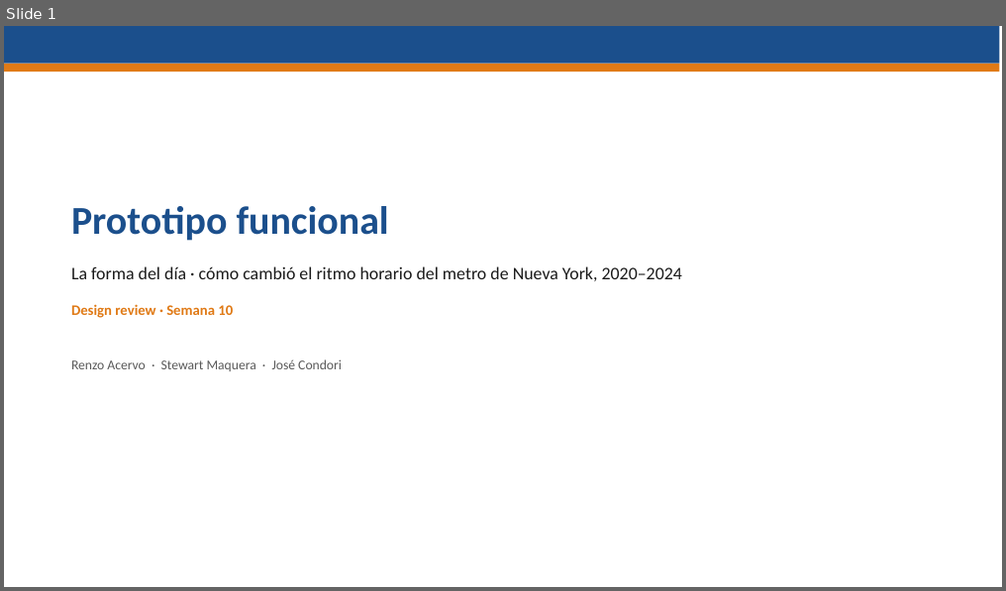
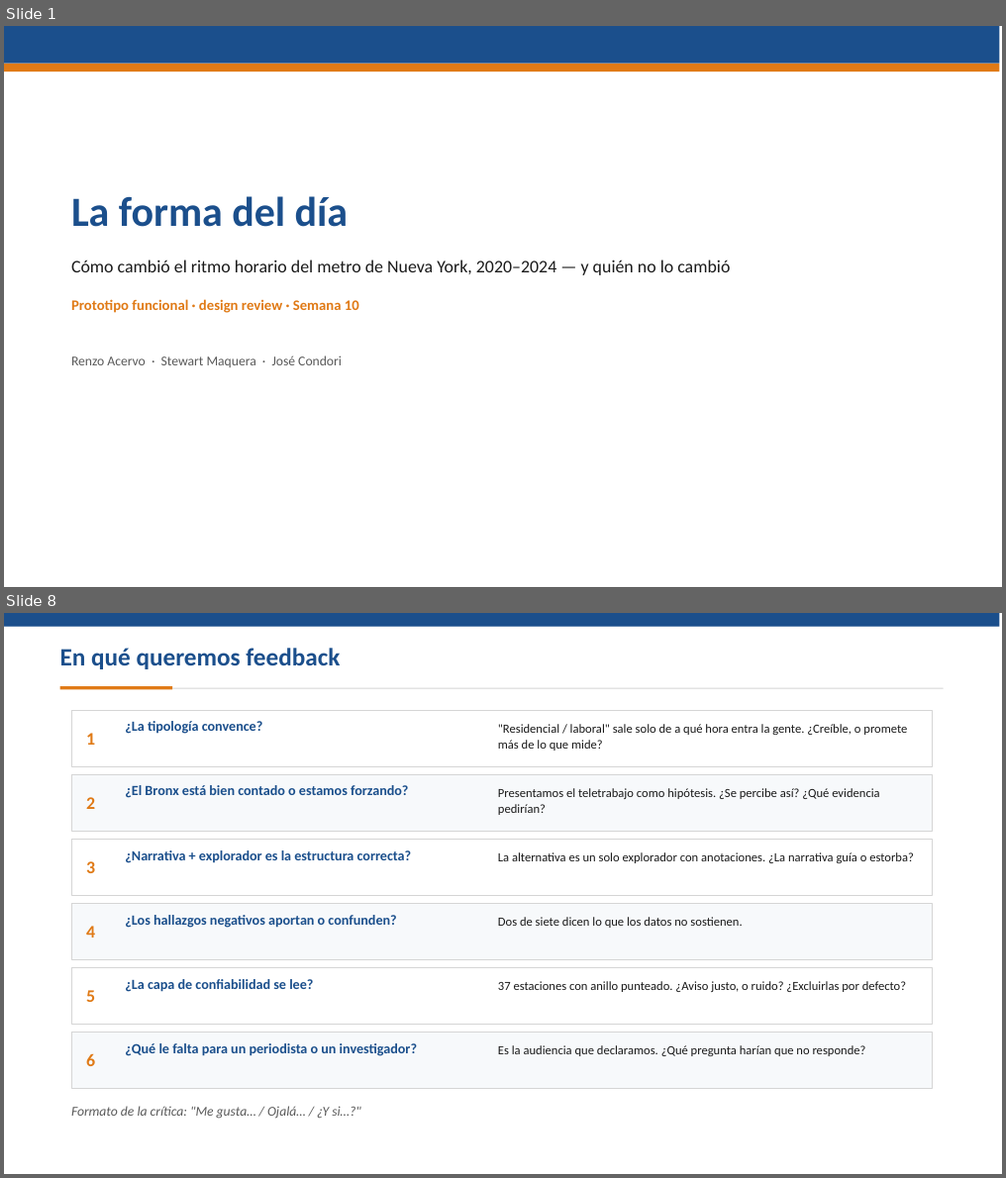
Before and after one commit to stewartmb/data-visualization-2026-2, a slide deck: deliveries/week10/PresentationWeek10.pptx. Shown one above the other, each under a label of ours: slide 1 before the commit, slides 1 and 8 after it; the slides between them are not shown. The pictures are 1006x591 and 1006x1178 pixels, drawn with LibreOffice and Linux fonts; fonts in the diff are those of the drawing. Boxes give left, top, right and bottom in pixels: in the first picture for what was removed or moved away, otherwise in the second. Text is boxed around its words. In the diff, an @@ line names an element or a change of style, - is before the commit and + after.

Commit message:
Rebuild the week 10 delivery on the narrative application
El prototipo pasa de cuatro paneles a siete capitulos guiados mas un
explorador enlazado, con tipologia de estaciones, capa de confiabilidad,
hallazgos generados desde el modelo y geografia real. Reporte, README,
presentacion, guion y capturas rehechos; preguntas de feedback nuevas.

```diff
--- a/deliveries/week10/PresentationWeek10.pptx
+++ b/deliveries/week10/PresentationWeek10.pptx
@@ slide 8 added at (4,613,1002,1174), background #FFFFFF @@
@@ rectangle added at (4,613,1000,627), fill #1B4F8C @@
@@ text added at (60,648,340,669), 24 pt, text #1B4F8C, bold @@
+En qué queremos feedback
@@ rectangle added at (60,686,172,689), fill #E07A16 @@
@@ rectangle added at (172,688,944,688), fill #D5D5D5 @@
@@ rectangle added at (71,710,933,767), fill #FFFFFF, outline #D5D5D5 0.75 pt @@
@@ text added at (125,721,263,734), 13.5 pt, text #1B4F8C, bold @@
+¿La tipología convence?
@@ text added at (498,724,907,751), 12 pt, text #1A1A1A @@
+"Residencial / laboral" sale solo de a qué hora entra la gente. ¿Creíble, o promete más de lo que mide?
@@ text added at (86,733,95,745), 17 pt, text #E07A16, bold @@
+1
@@ rectangle added at (71,774,933,832), fill #F7F9FB, outline #D5D5D5 0.75 pt @@
@@ text added at (125,785,408,798), 13.5 pt, text #1B4F8C, bold @@
+¿El Bronx está bien contado o estamos forzando?
@@ text added at (498,788,879,815), 12 pt, text #1A1A1A @@
+Presentamos el teletrabajo como hipótesis. ¿Se percibe así? ¿Qué evidencia pedirían?
@@ text added at (86,797,95,809), 17 pt, text #E07A16, bold @@
+2
@@ rectangle added at (71,839,933,896), fill #FFFFFF, outline #D5D5D5 0.75 pt @@
@@ text added at (86,861,95,873), 17 pt, text #E07A16, bold @@
+3
@@ text added at (125,851,412,863), 13.5 pt, text #1B4F8C, bold @@
+¿Narrativa + explorador es la estructura correcta?
@@ text added at (498,853,914,863), 12 pt, text #1A1A1A @@
+La alternativa es un solo explorador con anotaciones. ¿La narrativa guía o estorba?
@@ rectangle added at (71,903,933,960), fill #F7F9FB, outline #D5D5D5 0.75 pt @@
@@ text added at (86,926,95,938), 17 pt, text #E07A16, bold @@
+4
@@ text added at (125,915,396,928), 13.5 pt, text #1B4F8C, bold @@
+¿Los hallazgos negativos aportan o confunden?
@@ text added at (498,917,742,928), 12 pt, text #1A1A1A @@
+Dos de siete dicen lo que los datos no sostienen.
@@ rectangle added at (71,967,933,1025), fill #FFFFFF, outline #D5D5D5 0.75 pt @@
@@ text added at (86,990,95,1002), 17 pt, text #E07A16, bold @@
+5
@@ text added at (125,979,313,992), 13.5 pt, text #1B4F8C, bold @@
+¿La capa de confiabilidad se lee?
@@ text added at (498,981,906,992), 12 pt, text #1A1A1A @@
+37 estaciones con anillo punteado. ¿Aviso justo, o ruido? ¿Excluirlas por defecto?
@@ rectangle added at (71,1032,933,1089), fill #F7F9FB, outline #D5D5D5 0.75 pt @@
@@ text added at (86,1054,95,1066), 17 pt, text #E07A16, bold @@
+6
@@ text added at (125,1044,417,1057), 13.5 pt, text #1B4F8C, bold @@
+¿Qué le falta para un periodista o un investigador?
@@ text added at (498,1046,866,1057), 12 pt, text #1A1A1A @@
+Es la audiencia que declaramos. ¿Qué pregunta harían que no responde?
@@ text added at (71,1106,361,1119), 13 pt, text #5A5A5A, italic @@
+Formato de la crítica: "Me gusta… / Ojalá… / ¿Y si…?"
@@ slide 1 changed as well @@
@@ text at (71,196,349,227): text changed; size 38 to 40 pt @@
-Prototipo funcional
+La forma del día
@@ text at (71,260,730,275): text changed @@
-La forma del día · cómo cambió el ritmo horario del metro de Nueva York, 2020–2024
+Cómo cambió el ritmo horario del metro de Nueva York, 2020–2024 — y quién no lo cambió
@@ text at (71,299,359,313): text changed @@
-Design review · Semana 10
+Prototipo funcional · design review · Semana 10
@@ text "Renzo Acervo · Stewart Maquera ...": place and size @@
-text "Renzo Acervo · Stewart Maquera ..." at (71,360,342,372)
+text "Renzo Acervo · Stewart Maquera ..." at (71,356,342,368)
```
Also in this commit, not shown: 1 other slide changed, 5 other slides added, 6 slides removed, 42 other files.
